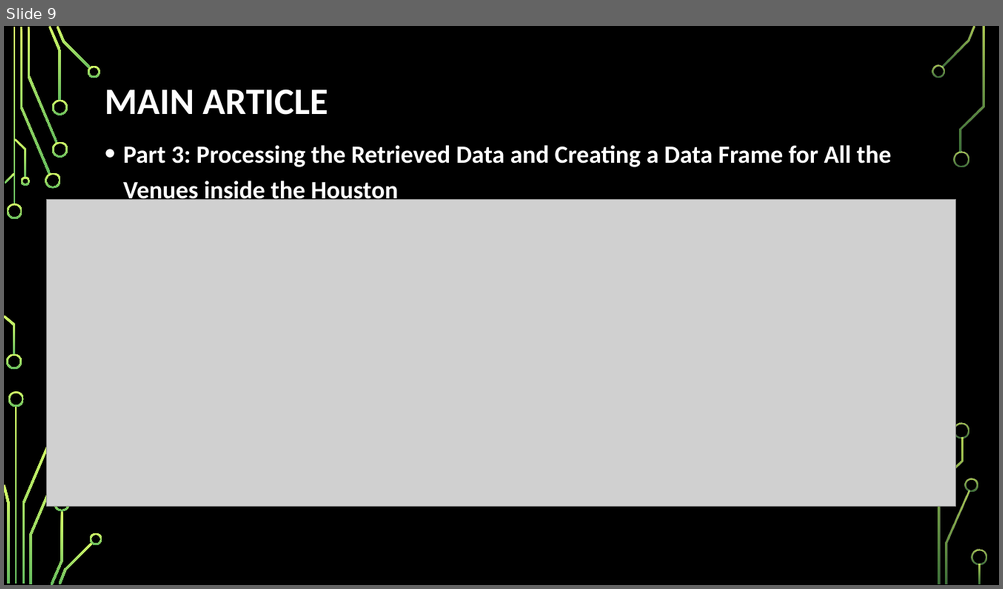
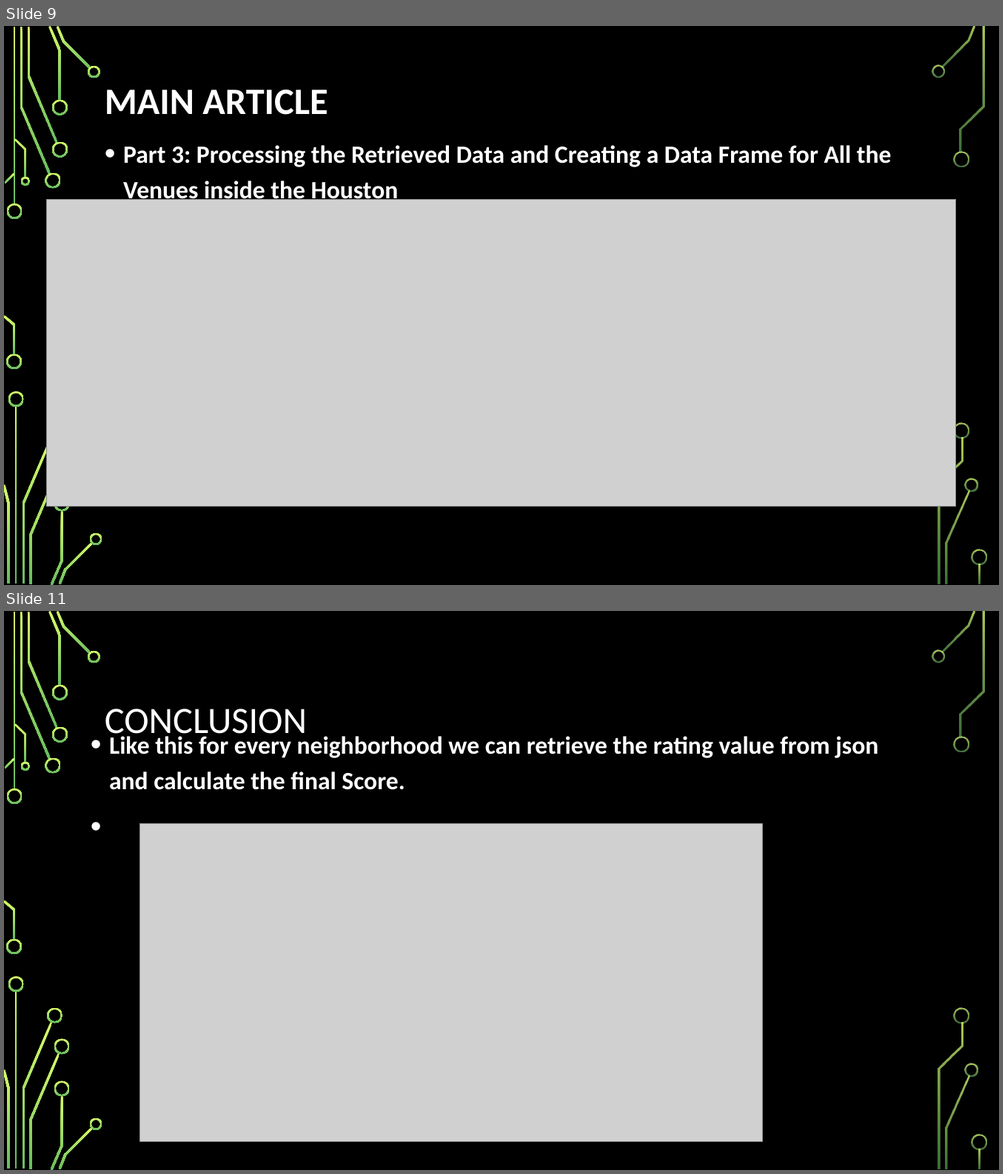
Before and after one commit to jhansikx/CourseEraCapstone_JKX, a slide deck: capstone_presentation_jkx.pptx. Shown one above the other, each under a label of ours: slide 9 before the commit, slides 9 and 11 after it; the slides between them are not shown. The pictures are 1003x589 and 1003x1174 pixels, drawn with LibreOffice and Linux fonts; fonts in the diff are those of the drawing; grey boxes stand for pictures; background and template pictures are left out. Boxes give left, top, right and bottom in pixels: in the first picture for what was removed or moved away, otherwise in the second. Text is boxed around its words. In the diff, an @@ line names an element or a change of style, - is before the commit and + after.

```diff
--- a/capstone_presentation_jkx.pptx
+++ b/capstone_presentation_jkx.pptx
@@ slide 11 added at (4, 611, 999, 1170), background picture (left out); not listed: 35 template elements that a slide beside it also shows @@
@@ title added at (105, 709, 307, 742), 36 pt, text #FFFFFF @@
+CONCLUSION
@@ text added at (109, 736, 878, 790), 24 pt, text #FFFFFF, bold @@
+• Like this for every neighborhood we can retrieve the rating value from json and calculate the final Score.
@@ picture added at (140, 823, 762, 1142) @@
@@ freeform shape added at (54, 1039, 70, 1055), fill gradient #D8FC68 to #66BD5F @@
```
Also in this commit, not shown: 3 slides changed.
